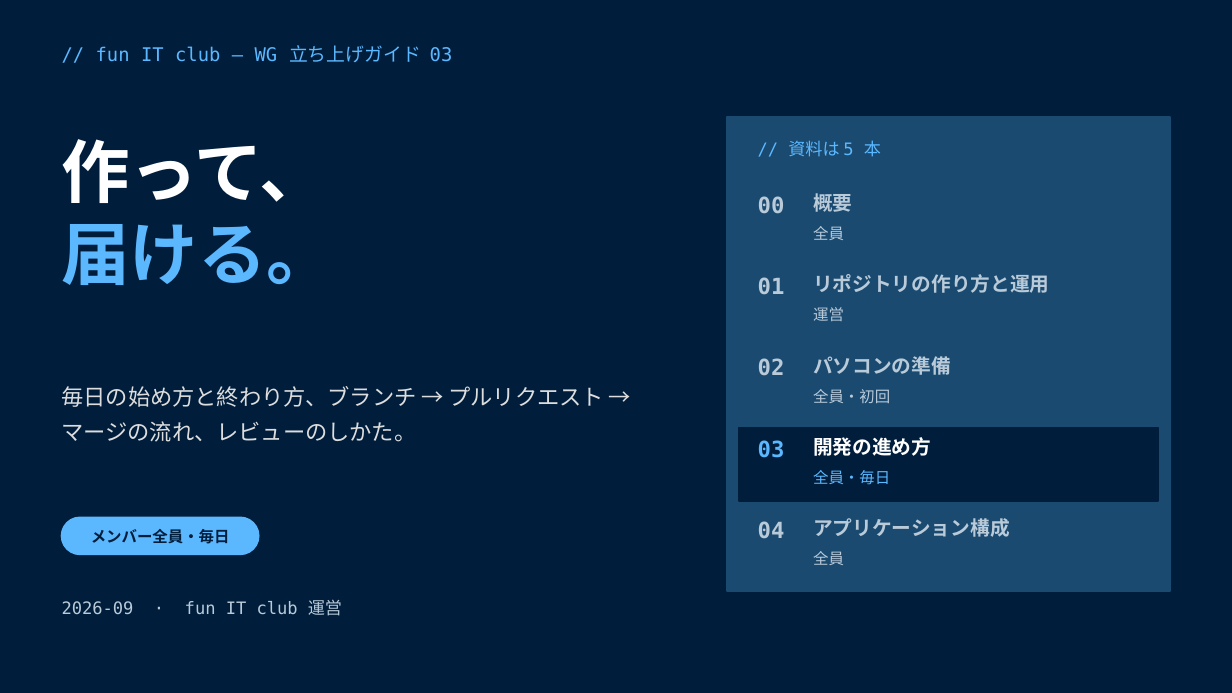
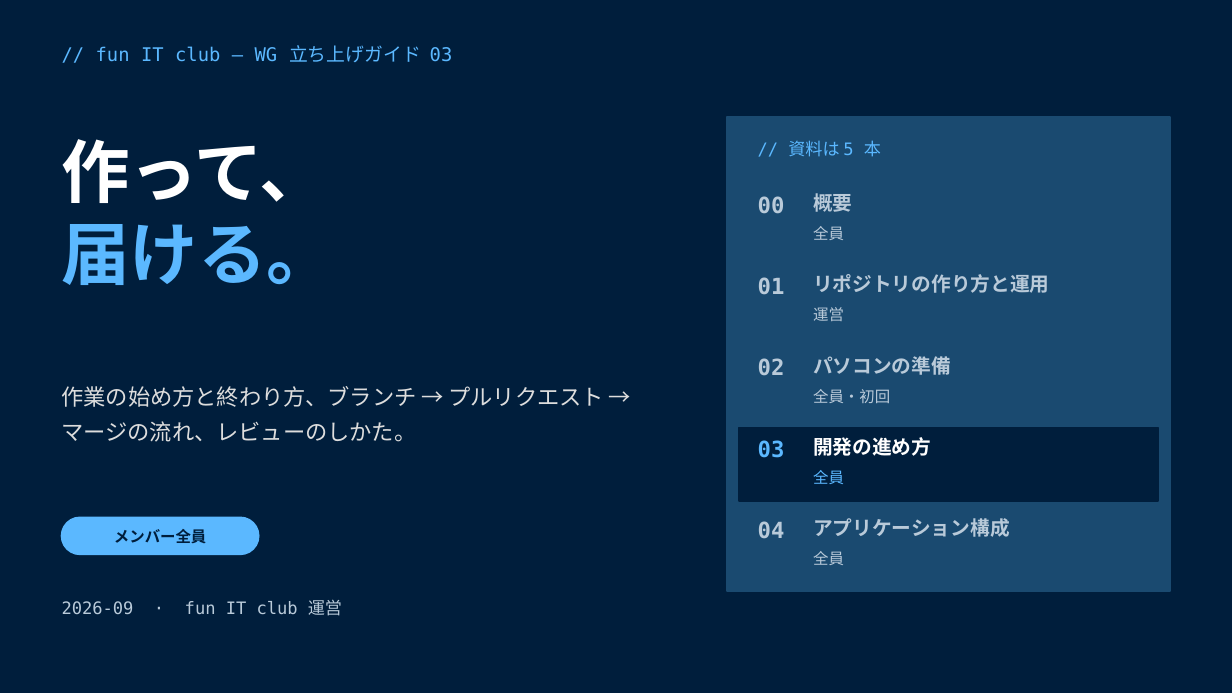
Before and after one commit to funITclub/homepage, a slide deck: slide 1 of static/guide/03_開発の進め方.pptx. Drawn at 1232x693 pixels with LibreOffice and Linux fonts; fonts in the diff are those of the drawing. Boxes give left, top, right and bottom in pixels: in the first picture for what was removed or moved away, otherwise in the second. Text is boxed around its words. In the diff, an @@ line names an element or a change of style, - is before the commit and + after.

```diff
--- a/static/guide/03_開発の進め方.pptx
+++ b/static/guide/03_開発の進め方.pptx
@@ text at (62,386,604,442): text changed @@
-毎日の始め方と終わり方、ブランチ → プルリクエスト → マージの流れ、レビューのしかた。
+作業の始め方と終わり方、ブランチ → プルリクエスト → マージの流れ、レビューのしかた。
@@ text at (813,470,844,484): text changed @@
-全員・毎日
+全員
@@ text at (114,529,206,543): text changed @@
-メンバー全員・毎日
+メンバー全員
```
Also in this commit, not shown: 1 other slide changed, 7 other files.
